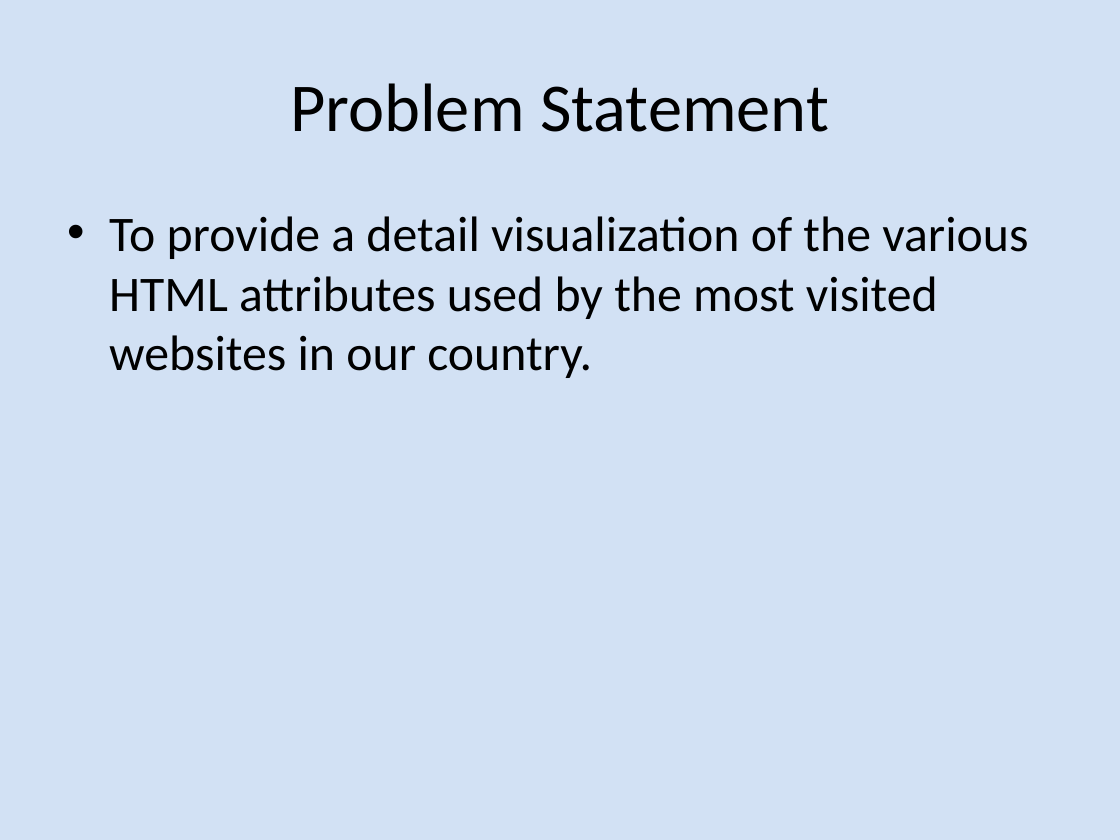
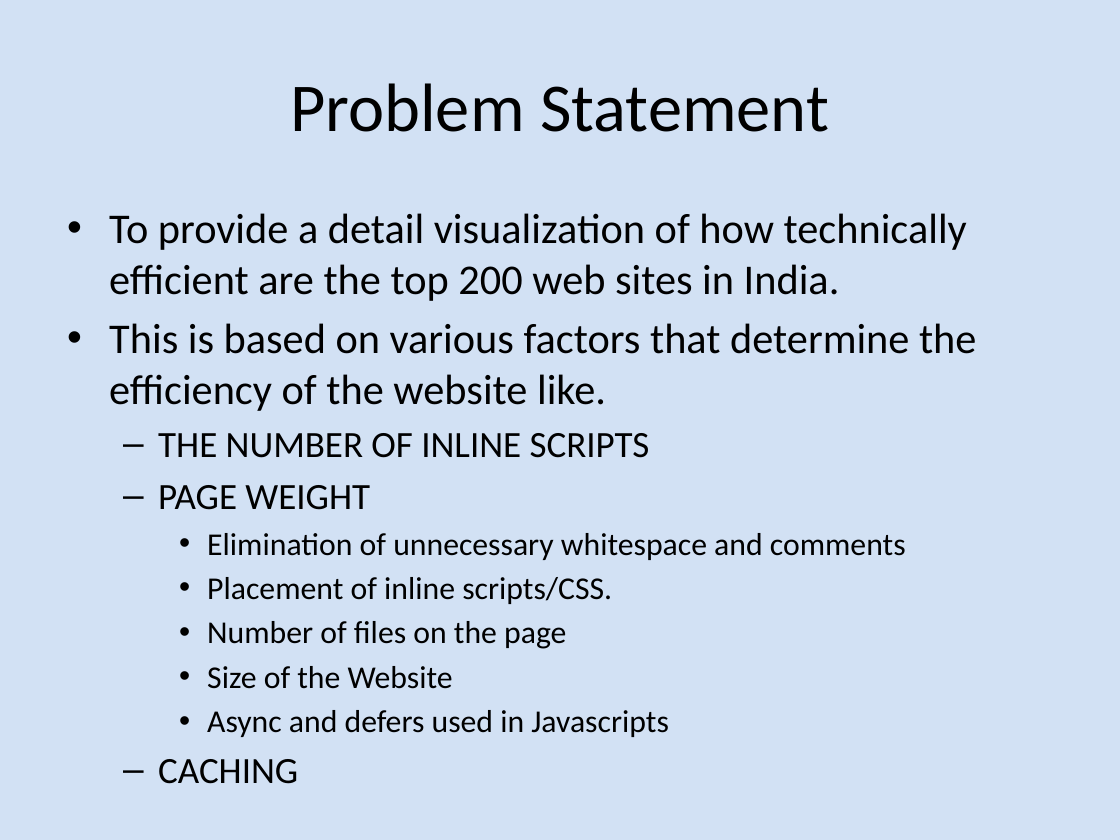
Before and after one commit to nicky1211/Sem1Project, a slide deck: slide 2 of HTML Attribute Analysis of the Top 200 Most.pptx. Drawn at 1120x840 pixels with LibreOffice and Linux fonts; fonts in the diff are those of the drawing. Boxes give left, top, right and bottom in pixels: in the first picture for what was removed or moved away, otherwise in the second. Text is boxed around its words. In the diff, an @@ line names an element or a change of style, - is before the commit and + after.

```diff
--- a/HTML Attribute Analysis of the Top 200 Most.pptx
+++ b/HTML Attribute Analysis of the Top 200 Most.pptx
@@ text at (x1=109, y1=213, x2=976, y2=737): text changed; size 32 to 27.2 pt @@
-• To provide a detail visualization of the various HTML attributes used by the most visited websites in our country.
+• To provide a detail visualization of how technically efficient are the top 200 web sites in India.
+• This is based on various factors that determine the efficiency of the website like.
+  – THE NUMBER OF INLINE SCRIPTS
+  – PAGE WEIGHT
+    • Elimination of unnecessary whitespace and comments
+    • Placement of inline scripts/CSS.
+    • Number of files on the page
+    • Size of the Website
+    • Async and defers used in Javascripts
+  – CACHING
```
Also in this commit, not shown: 3 other slides changed, 3 slides added, 1 slide removed.
